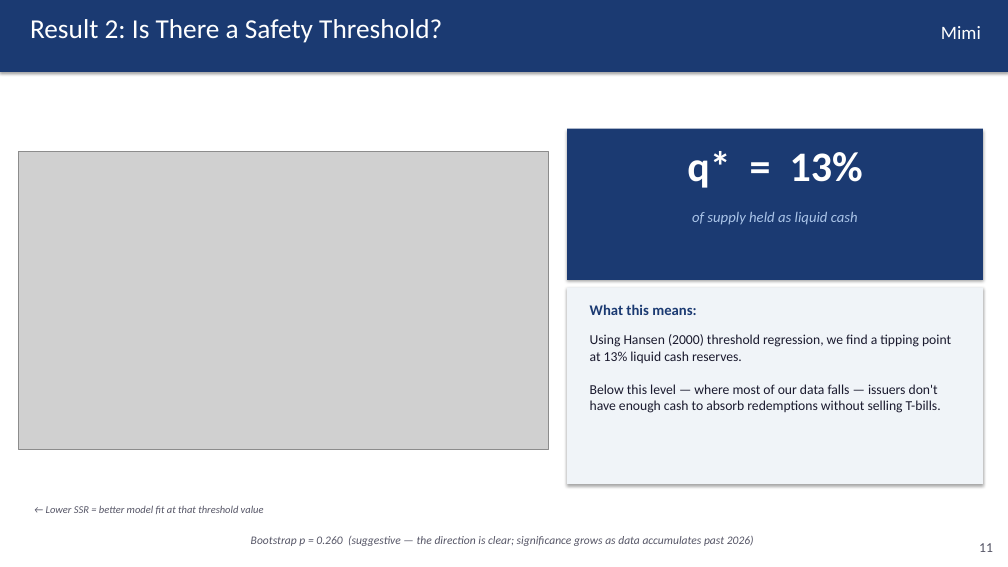
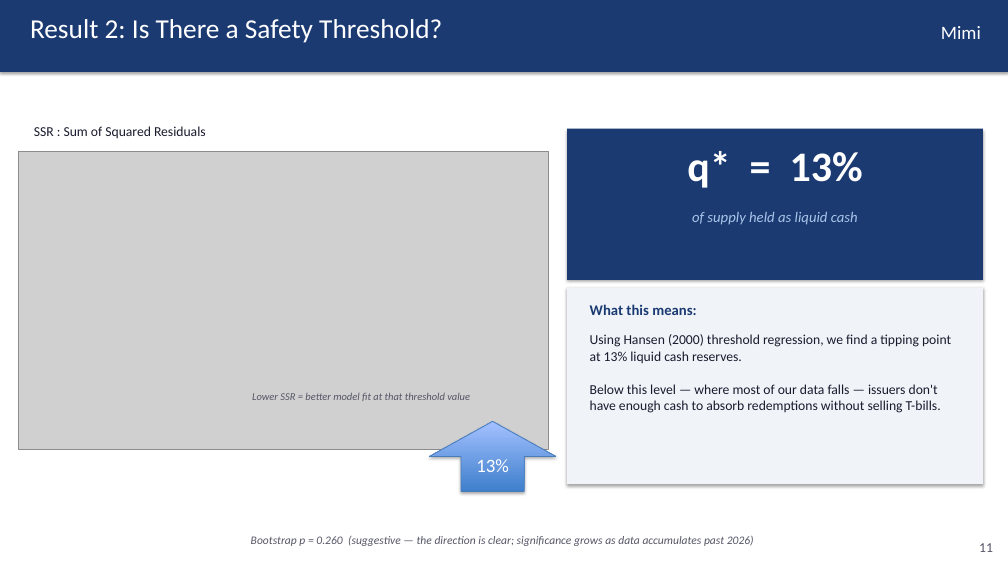
Before and after one commit to kimmireu0921/Stablecoins-and-the-Exorbitant-Privilege, a slide deck: slide 11 of FINAL_0512_Stablecoin_Exorbitant_Privilege.pptx. Drawn at 1008x567 pixels with LibreOffice and Linux fonts; fonts in the diff are those of the drawing; grey boxes stand for pictures. Boxes give left, top, right and bottom in pixels: in the first picture for what was removed or moved away, otherwise in the second. Text is boxed around its words. In the diff, an @@ line names an element or a change of style, - is before the commit and + after.

```diff
--- a/FINAL_0512_Stablecoin_Exorbitant_Privilege.pptx
+++ b/FINAL_0512_Stablecoin_Exorbitant_Privilege.pptx
@@ text added at <box>34,126,206,138</box>, 13 pt, text #1A1A2E @@
+SSR : Sum of Squared Residuals
@@ text at <box>252,393,470,401</box>: text changed @@
-← Lower SSR = better model fit at that threshold value
+Lower SSR = better model fit at that threshold value
@@ up arrow added at <box>430,421,556,492</box>, fill gradient #3F80CE to #A4C4FF, outline #4B7EBC 0.75 pt, 18 pt, text #FFFFFF @@
+13%
```
Also in this commit, not shown: 3 other slides changed.
